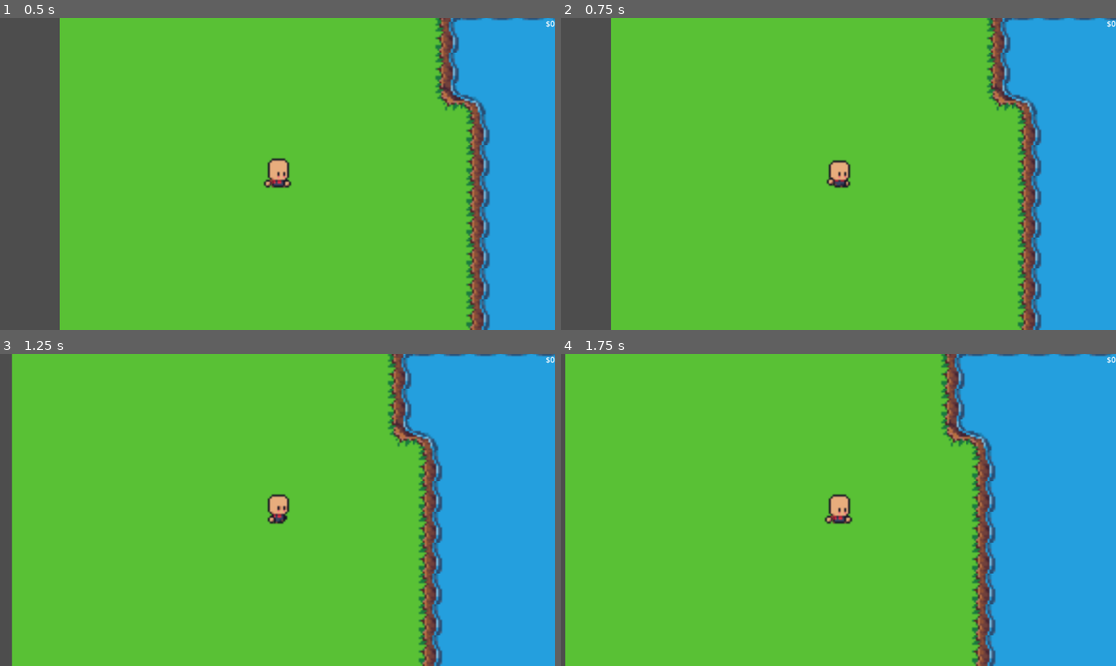
Above: before the commit, frames 1-4 (two rows, left to right).
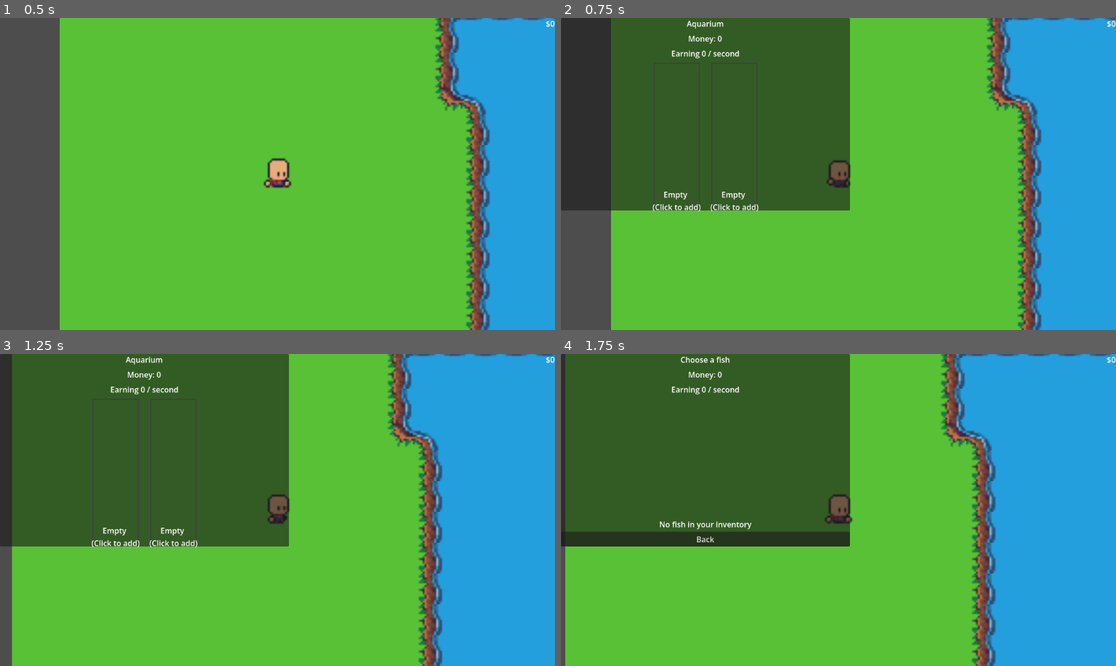
Above: after the commit, the same moments.

Repository: lhair400-blip/Untitled-fishing-game
Game: Godot game, scene res://src/core/main game/main_game.tscn
The game is run twice, just before and just after one commit, with the same random seed, the same clock (stepped at 60 frames per second) and the same inputs.
Inputs (mouse positions are in pixels of both pictures, inside the frame that each line leads up to):
- Up to frame 1 (0.5 s): no input
- Up to frame 2 (0.75 s): tap Enter at 0.5 s; move the mouse to (960, 158) at 0.52 s; hold D (Right) from 0.53 s (still down); hold L (Toggle_aquarium, bound only after the commit) from 0.53 s (still down); click (960, 158) at 0.67 s
- Up to frame 3 (1.25 s): keep holding D (Right); keep holding L (Toggle_aquarium, bound only after the commit)
- Up to frame 4 (1.75 s): release D (Right) at 1.25 s; release L (Toggle_aquarium, bound only after the commit) at 1.25 s; click (677, 472) at 1.25 s, where only the run after the commit has a clickable "NEW!"

Frame 1 is identical in both runs. In frame 2, 32% of the frame differs, in the area x 0-53%, y 0-63%; in frame 3, 32%; in frame 4, 32%.

Commit message:
Working on making one of the main money making things within the game (the aquarium), currently i am running into a bunch of bugs with it and i need to go trough those to make it actually work

Diff:
--- a/player_data.gd
+++ b/player_data.gd
@@ -3,14 +3,26 @@
 
 signal inventory_changed
 signal money_changed(amount: int)
+signal aquarium_changed
+
+const aquarium_slots = 2
+const income_per_rarity := [1.0, 3.0, 8.0, 25.0]
 
 var records := {}
 var new_fish := {}
 
 var money := 0
+var aquarium : Array = []
 
 var inventory: Array[Dictionary] = []
 var next_id := 0
+
+func _ready() -> void:
+	aquarium.resize(aquarium_slots)
+	aquarium.fill(null)
+
+func _process(delta: float) -> void:
+	money += get_income_per_second() * delta
 
 # Saves the amount of each fish caught, also saves the highest weight of each
 func record_catch(fish: FishData, weight: float) -> void:
@@ -58,3 +70,32 @@
 func add_money(amount: int) -> void:
 	money += amount
 	money_changed.emit(money)
+
+func income_for(item: Dictionary) -> float:
+	return income_per_rarity[item.fish.rarity]
+
+func get_income_per_second() -> float:
+	var total := 0.0
+	for item in aquarium:
+		if item != null:
+			total += income_for(item)
+	return total
+
+func add_to_aquarium(slot: int, id: int) -> void:
+	if aquarium[slot] != null:
+		return
+	var item := get_item(id)
+	if item.is_empty():
+		return
+	remove_item(id)
+	aquarium[slot] = item
+	aquarium_changed.emit()
+
+func remove_from_aquarium(slot: int) -> void:
+	var item = aquarium[slot]
+	if item == null:
+		return
+	aquarium[slot] = null
+	inventory.append(item)
+	aquarium_changed.emit()
+	inventory_changed.emit()
--- a/project.godot
+++ b/project.godot
@@ -76,6 +76,11 @@
 "events": [Object(InputEventKey,"resource_local_to_scene":false,"resource_name":"","device":-1,"window_id":0,"alt_press …(192 unchanged characters)…
 ]
 }
+Toggle_aquarium={
+"deadzone": 0.2,
+"events": [Object(InputEventKey,"resource_local_to_scene":false,"resource_name":"","device":-1,"window_id":0,"alt_pressed":false,"shift_pressed":false,"ctrl_pressed":false,"meta_pressed":false,"pressed":false,"keycode":0,"physical_keycode":76,"key_label":0,"unicode":108,"location":0,"echo":false,"script":null)
+]
+}
 
 [physics]
 
--- /dev/null
+++ b/src/aquarium.gd
@@ -0,0 +1,101 @@
+extends Control
+
+var slot_scene:= load("res://src/gameplay/journal/journal_slot.gd")
+
+@onready var titlelabel: Label = $center/panel/layout/titlelabel
+@onready var moneylabel: Label = $center/panel/layout/moneylabel
+@onready var incomelabel: Label = $center/panel/layout/incomelabel
+@onready var tanks: HBoxContainer = $center/panel/layout/tanks
+@onready var picker: VBoxContainer = $center/panel/layout/picker
+@onready var grid: GridContainer = $center/panel/layout/picker/scroll/grid
+@onready var emptylabel: Label = $center/panel/layout/picker/emptylabel
+@onready var backbutton: Button = $center/panel/layout/picker/backbutton
+
+var picking_slot := -1
+var tank_slots: Array = []
+
+func _ready() -> void:
+	hide()
+	tank_slots = tanks.get_children()
+	for i in tank_slots.size():
+		tank_slots[i].pressed.connect(on_tank_slot_pressed.bind(i))
+
+	backbutton.pressed.connect(on_back_pressed)
+	PlayerData.aquarium_changed.connect(refresh)
+	PlayerData.inventory_changed.connect(on_inventory_changed)
+
+func open() -> void:
+	picking_slot = -1
+	refresh()
+	show()
+
+func close() -> void:
+	picking_slot = -1
+	hide()
+
+func _process(delta: float) -> void:
+	if visible:
+		update_labels()
+
+func update_labels() -> void:
+	moneylabel.text = "Money: %d" %int(PlayerData.money)
+	incomelabel.text = "Earning %.0f / second" % PlayerData.get_income_per_second()
+
+func refresh() -> void:
+	var picking := picking_slot != -1
+	tanks.visible = not picking
+	picker.visible = picking
+	titlelabel.text = "Choose a fish" if picking else "Aquarium"
+	if picking:
+		refresh_picker()
+	else:
+		refresh_tanks()
+	update_labels()
+
+func refresh_tanks() -> void:
+	for i in tank_slots.size():
+		var slot = tank_slots[i]
+		var item = PlayerData.aquarium[i]
+		if item == null:
+			slot.clear_slot()
+			slot.disabled = false
+			slot.label.text = "Empty \n(Click to add)"
+		else:
+			slot.setup(item.fish)
+			slot.newbadge.visible = false
+			slot.label.text = "%s\n+%.0f/s" % [item.fish.name, PlayerData.income_for(item)]
+
+func refresh_picker() -> void:
+	for c in grid.get_children():
+		grid.remove_child(c)
+		c.queue_free()
+
+	for item in PlayerData.inventory:
+		var slot = slot_scene.instantiate()
+		grid.add_child(slot)
+		slot.setup(item.fish)
+		slot.newbadge.visible = false
+		slot.fish_selected.connect(on_fish_picked.bind(item.id))
+
+	emptylabel.visible = PlayerData.inventory.is_empty()
+
+func on_tank_slot_pressed(index: int) -> void:
+	if PlayerData.aquarium[index] == null:
+		picking_slot = index
+		refresh()
+	else:
+		PlayerData.remove_from_aquarium(index)
+
+func on_fish_picked(fish: FishData, id: int) -> void:
+	var slot := picking_slot
+	picking_slot = -1
+	PlayerData.add_to_aquarium(slot, id)
+	refresh()
+
+func on_back_pressed() -> void:
+	picking_slot = -1
+	refresh()
+
+func on_inventory_changed() -> void:
+	if visible and picking_slot != -1:
+		refresh()
--- /dev/null
+++ b/src/aquarium.tscn
@@ -0,0 +1,75 @@
+[gd_scene format=3 uid="uid://du6w1htlfo027"]
+
+[ext_resource type="Script" uid="uid://djcpkask1q334" path="res://src/aquarium.gd" id="1_j1jlc"]
+[ext_resource type="PackedScene" uid="uid://dopssbgy65x5a" path="res://src/gameplay/journal/journal_slot.tscn" id="2_acy2p"]
+
+[node name="aquarium" type="Control" unique_id=361125380]
+layout_mode = 3
+anchors_preset = 15
+anchor_right = 1.0
+anchor_bottom = 1.0
+grow_horizontal = 2
+grow_vertical = 2
+script = ExtResource("1_j1jlc")
+
+[node name="center" type="CenterContainer" parent="." unique_id=109636729]
+layout_mode = 0
+offset_right = 40.0
+offset_bottom = 40.0
+
+[node name="panel" type="PanelContainer" parent="center" unique_id=886904894]
+custom_minimum_size = Vector2(600, 400)
+layout_mode = 2
+
+[node name="layout" type="VBoxContainer" parent="center/panel" unique_id=943599868]
+layout_mode = 2
+theme_override_constants/separation = 8
+
+[node name="titlelabel" type="Label" parent="center/panel/layout" unique_id=1662887037]
+layout_mode = 2
+text = "Aquarium"
+horizontal_alignment = 1
+
+[node name="moneylabel" type="Label" parent="center/panel/layout" unique_id=1081137019]
+layout_mode = 2
+horizontal_alignment = 1
+
+[node name="incomelabel" type="Label" parent="center/panel/layout" unique_id=748581823]
+layout_mode = 2
+horizontal_alignment = 1
+
+[node name="tanks" type="HBoxContainer" parent="center/panel/layout" unique_id=1105478619]
+layout_mode = 2
+size_flags_vertical = 3
+theme_override_constants/separation = 24
+alignment = 1
+
+[node name="tank 1" parent="center/panel/layout/tanks" unique_id=791131349 instance=ExtResource("2_acy2p")]
+layout_mode = 2
+
+[node name="tank 2" parent="center/panel/layout/tanks" unique_id=1431497383 instance=ExtResource("2_acy2p")]
+layout_mode = 2
+
+[node name="picker" type="VBoxContainer" parent="center/panel/layout" unique_id=915868656]
+visible = false
+layout_mode = 2
+size_flags_vertical = 3
+
+[node name="scroll" type="ScrollContainer" parent="center/panel/layout/picker" unique_id=1792801698]
+layout_mode = 2
+size_flags_vertical = 3
+horizontal_scroll_mode = 0
+
+[node name="grid" type="GridContainer" parent="center/panel/layout/picker/scroll" unique_id=1800274988]
+layout_mode = 2
+size_flags_horizontal = 3
+columns = 6
+
+[node name="emptylabel" type="Label" parent="center/panel/layout/picker" unique_id=359783541]
+layout_mode = 2
+text = "No fish in your inventory"
+horizontal_alignment = 1
+
+[node name="backbutton" type="Button" parent="center/panel/layout/picker" unique_id=249427894]
+layout_mode = 2
+text = "Back"
--- a/src/core/main game/main_game.tscn
+++ b/src/core/main game/main_game.tscn
@@ -8,6 +8,7 @@
 [ext_resource type="PackedScene" uid="uid://cvi2pcrb8n2g1" path="res://src/inventory.tscn" id="6_kvp8p"]
 [ext_resource type="Script" uid="uid://d3xypqwu3lq34" path="res://src/core/main game/moneylabel.gd" id="7_c3ilk"]
 [ext_resource type="PackedScene" uid="uid://btg28onkjy3cc" path="res://src/sellmenu.tscn" id="8_63200"]
+[ext_resource type="PackedScene" uid="uid://du6w1htlfo027" path="res://src/aquarium.tscn" id="9_h628a"]
 
 [node name="Main Game" type="Node2D" unique_id=1741445596]
 
@@ -41,3 +42,5 @@
 script = ExtResource("7_c3ilk")
 
 [node name="sellmenu" parent="UI" unique_id=825693084 instance=ExtResource("8_63200")]
+
+[node name="aquarium" parent="UI" unique_id=361125380 instance=ExtResource("9_h628a")]
--- a/src/core/main game/ui.gd
+++ b/src/core/main game/ui.gd
@@ -3,35 +3,34 @@
 @onready var journal: Control = $journal
 @onready var inventory: Control = $inventory
 @onready var sellmenu: Control = $sellmenu
+@onready var aquarium: Control = $aquarium
 
 var toggle_journal: bool = false
 
 func update():
 	#If the journal visible then if the button is pressed again it will close
 	if toggle_journal:
-		if journal.visible:
-			journal.close()
-		else:
-			inventory.close()
-			sellmenu.close()
-			journal.open()
+		toggle_menu(journal)
 		get_viewport().set_input_as_handled()
 
 func _unhandled_input(event: InputEvent) -> void:
 	if event.is_action_pressed("Toggle_inventory"):
-		if inventory.visible:
-			inventory.close()
-		else:
-			journal.close()
-			sellmenu.close()
-			inventory.open()
+		toggle_menu(inventory)
 		get_viewport().set_input_as_handled()
 
 	elif event.is_action_pressed("Sell_menu"):
-		if sellmenu.visible:
-			sellmenu.close()
-		else:
-			journal.close()
-			inventory.close()
-			sellmenu.open()
+		toggle_menu(sellmenu)
 		get_viewport().set_input_as_handled()
+
+	elif event.is_action_pressed("Toggle_aquarium"):
+		toggle_menu(aquarium)
+		get_viewport().set_input_as_handled()
+
+func toggle_menu(menu: Control) -> void:
+	if menu.visible:
+		menu.close()
+		return
+	for other in [journal, inventory, aquarium, sellmenu]:
+		if other != menu:
+			other.close()
+	menu.open()
Not shown, added: src/aquarium.gd.uid
